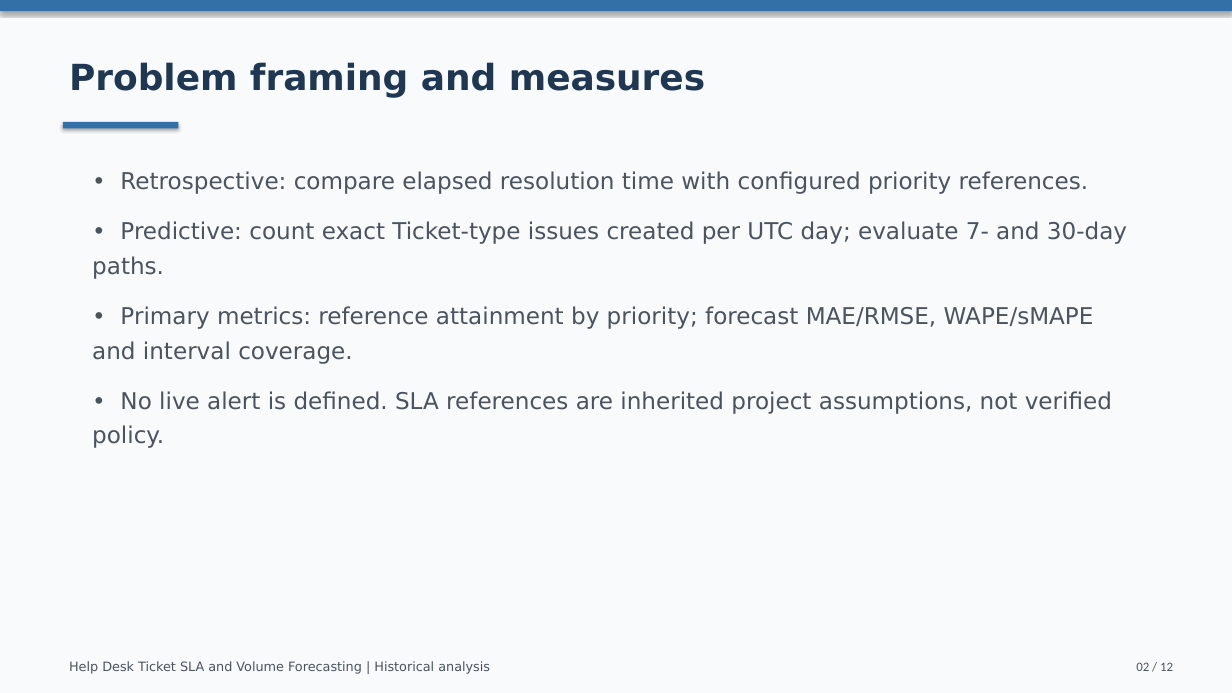
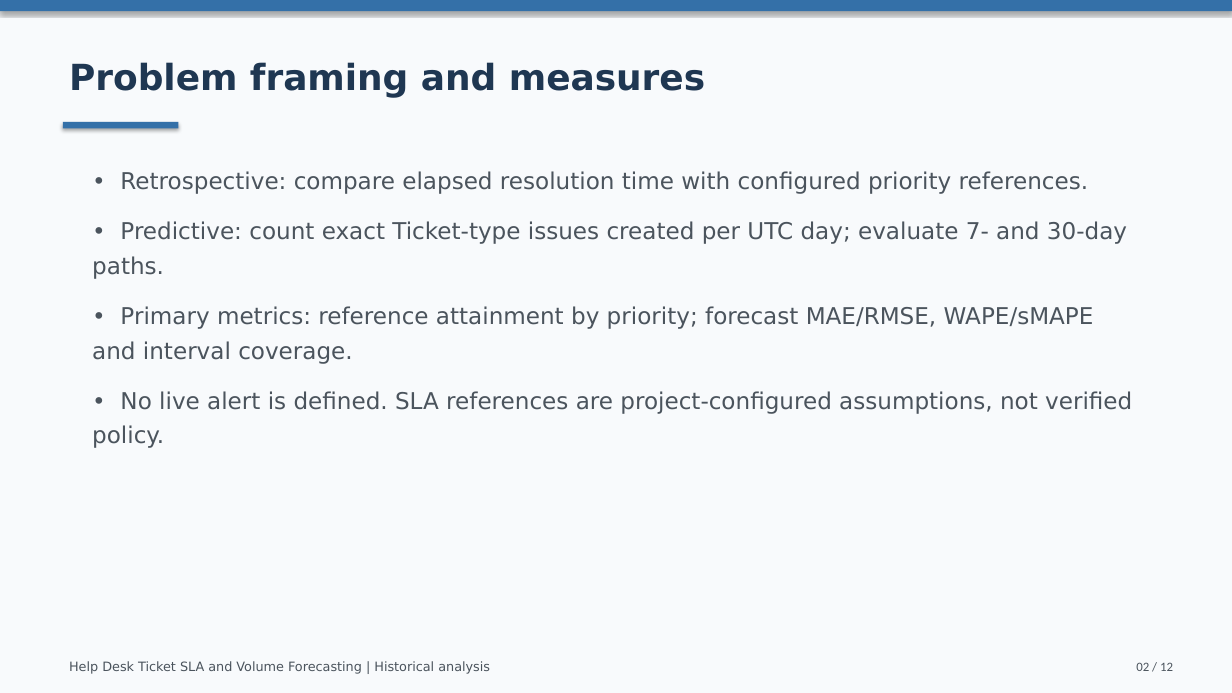
Before and after one commit to iristacey/Heldpdesk_SLA_VolForecast_AIM_capstone, a slide deck: slide 2 of presentations/technical_capstone.pptx. Drawn at 1232x693 pixels with LibreOffice and Linux fonts; fonts in the diff are those of the drawing. Boxes give left, top, right and bottom in pixels: in the first picture for what was removed or moved away, otherwise in the second. Text is boxed around its words. In the diff, an @@ line names an element or a change of style, - is before the commit and + after.

```diff
--- a/presentations/technical_capstone.pptx
+++ b/presentations/technical_capstone.pptx
@@ text at (92,391,1132,448): text changed @@
-• No live alert is defined. SLA references are inherited project assumptions, not verified policy.
+• No live alert is defined. SLA references are project-configured assumptions, not verified policy.
```
Also in this commit, not shown: 34 other files.
